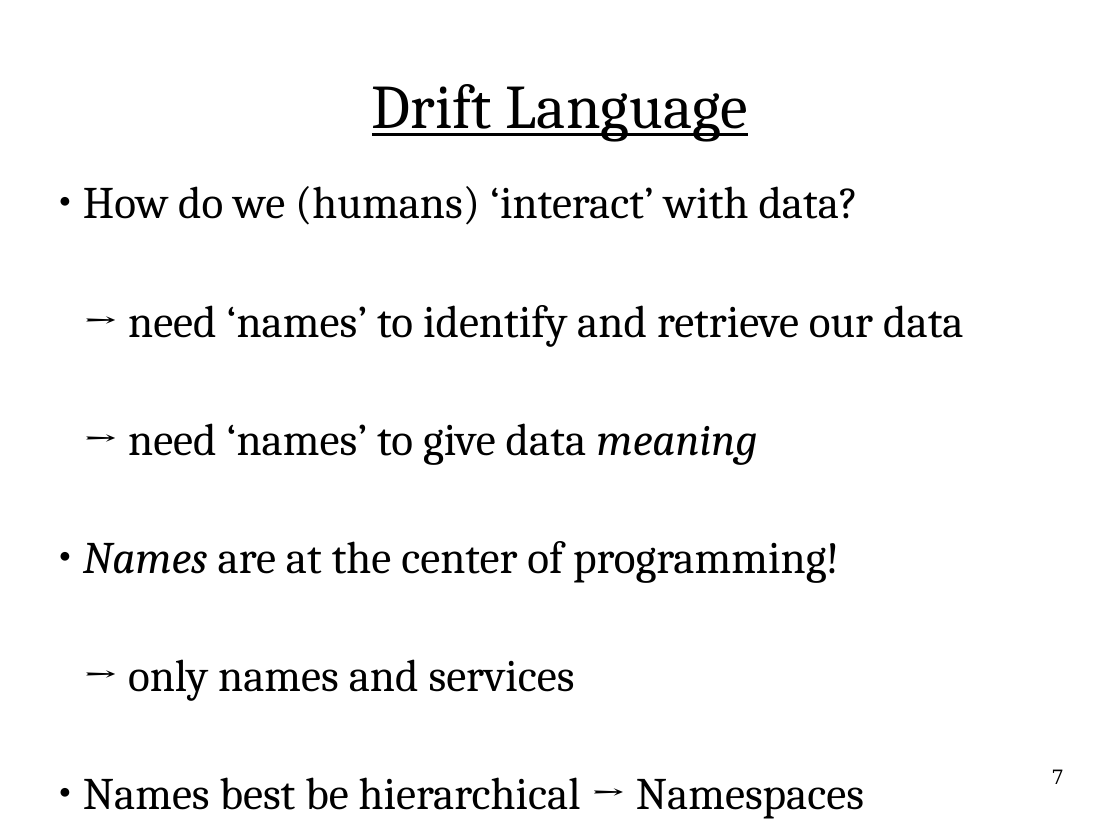
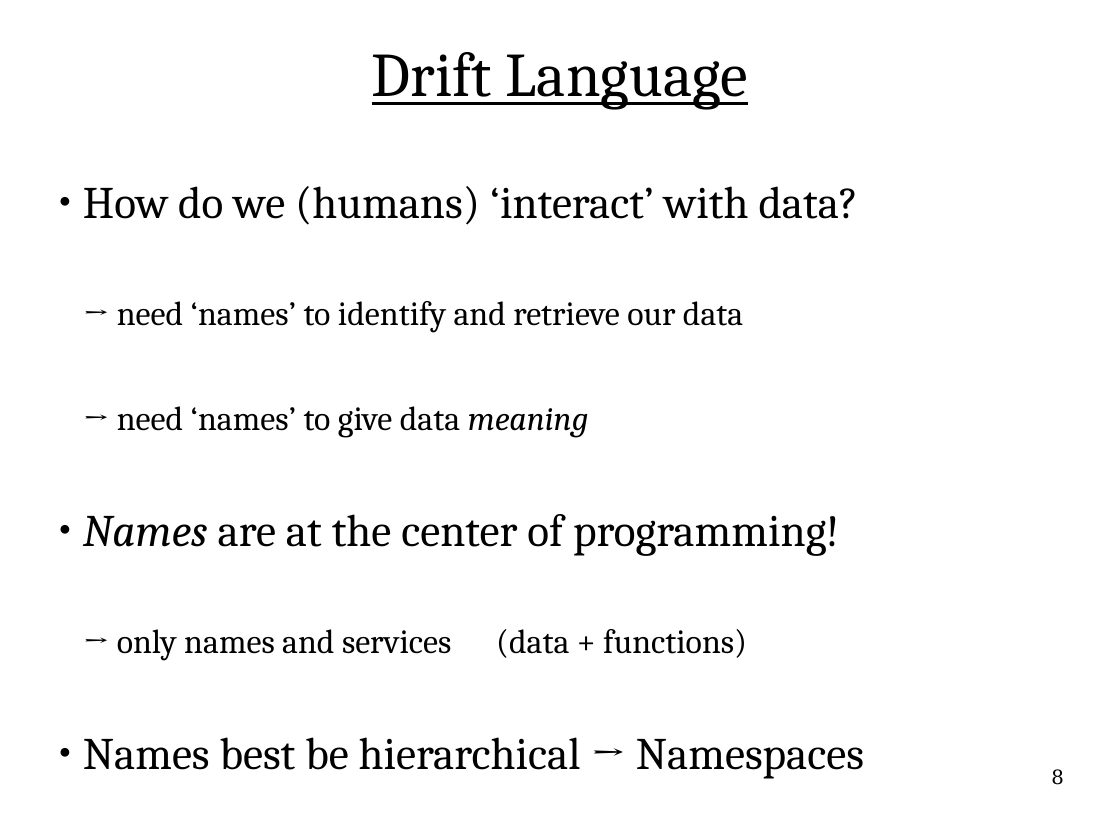
Before and after one commit to flange/drift-dev, a slide deck: slide 8 of presentation/hottopix/ht2.odp (slide 7 before the commit). Drawn at 1120x840 pixels with LibreOffice and Linux fonts; fonts in the diff are those of the drawing. Boxes give left, top, right and bottom in pixels: in the first picture for what was removed or moved away, otherwise in the second. Text is boxed around its words. In the diff, an @@ line names an element or a change of style, - is before the commit and + after.

```diff
--- a/presentation/hottopix/ht2.odp
+++ b/presentation/hottopix/ht2.odp
@@ title "Drift Language": place and size @@
-title "Drift Language" at box(372, 84, 748, 142)
+title "Drift Language" at box(372, 52, 748, 110)
@@ subtitle at box(117, 301, 743, 438): size 32 to 24 pt in "→ need ‘names’ to identify and retrieve ...", "→ need ‘names’ to give data meaning" @@
@@ subtitle at box(117, 629, 747, 661): text changed; size 32 to 24 pt @@
-→ only names and services
+→ only names and services (data + functions)
@@ page number at box(1051, 769, 1064, 785): text changed @@
-7
+8
```
Also in this commit, not shown: 7 other slides changed, 3 slides added, 1 other file.
